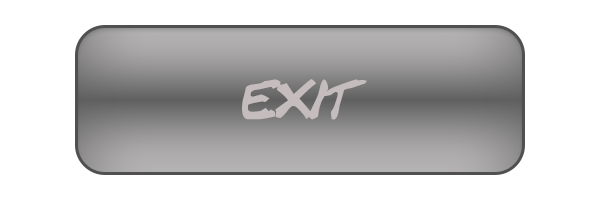
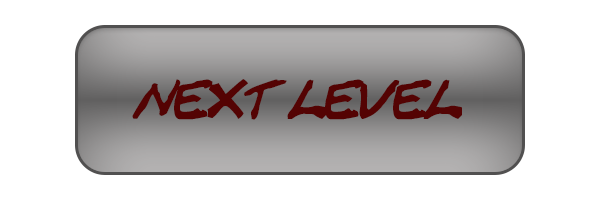
Layer changes from the first 600px x 200px image to the second:
renamed "Exit" to "Next Level", painted on it over [132, 79, 462, 120]
